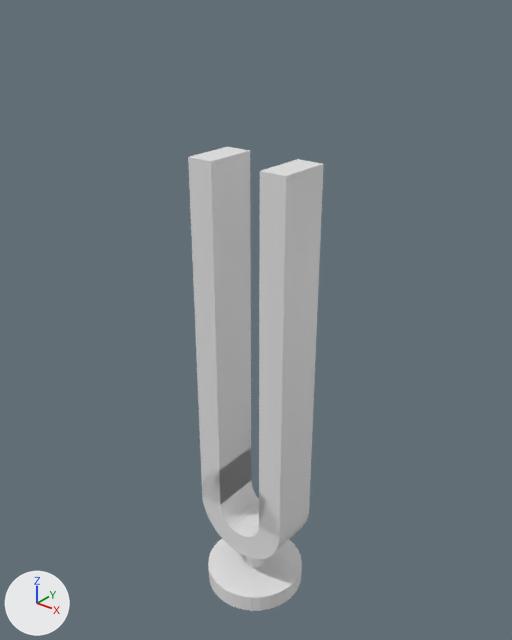
Renders of the Blender file Assets/06.Models/Tower/tuning fork.blend from each side of a commit.
Before and after are seen from a 50 mm camera at (7.17, -8.93, 9.68) aimed at (-0.15, 0.22, 4.01). Arrows for +X, +Y and +Z are at lower left; the lights stay in place.

Names of what the first picture shows: '실린더', '실린더.001', '실린더.002'.
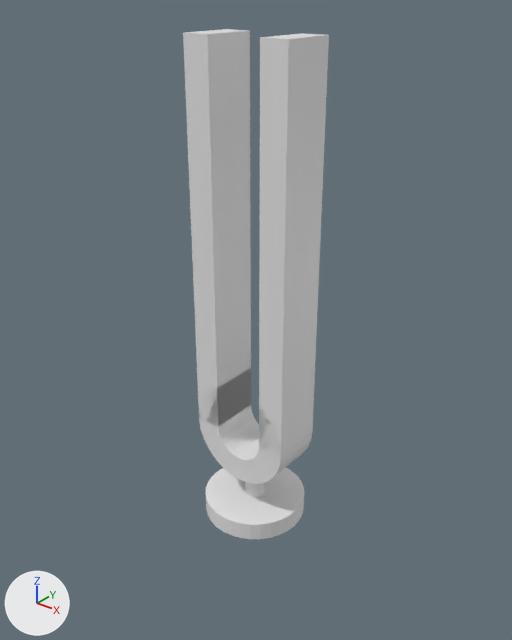
Scene script edits in JSON lines:
```json
{"block": "me_실린더_001", "where": "# used by ob_실린더; location = (0.0, 0.0, 0.0); rotation_euler = (1.571, 0.0, 0.0), in degrees (90, 0, 0)"}
{"op": "remove", "block": "me_실린더_001", "code": "me_실린더_001.from_pydata(...)  # 112 vertices, 62 faces; spans x -1.0..1.0, y -1.0..7.0, z -0.5..0.5"}
{"op": "add", "block": "me_실린더_001", "code": "me_실린더_001.from_pydata(...)  # 250 vertices, 131 faces; spans x -1.0..1.0, y -0.06..8.9, z -1.0..1.0"}
{"block": "me_실린더_001", "change": "me_실린더_001 part 1: the loose piece of 8 vertices spanning x -1.0..-0.5, y 0.0..7.0, z -0.5..0.5 is moved by (0.0, 1.9, 0.0)"}
{"block": "me_실린더_001", "change": "me_실린더_001 part 2: the loose piece of 8 vertices spanning x 0.5..1.0, y 0.0..7.0, z -0.5..0.5 is moved by (0.0, 1.9, 0.0)"}
{"block": "me_실린더_001", "change": "me_실린더_001 part 3: a new loose piece of 234 vertices spanning x -1.0..1.0, y -0.06..2.76, z -1.0..1.0"}
{"block": "me_실린더_001", "change": "me_실린더_001 part 4"}
{"block": "me_실린더_001", "change": "96 vertices are removed from x -1.0..1.0, y -1.0..0.86, z -0.5..0.5"}
{"block": "me_실린더_001", "change": "50 faces are deleted"}
{"op": "remove", "block": "ob_실린더_001", "code": ["ob_실린더_001 = bpy.data.objects.new('실린더.001', me_실린더_003)", "ob_실린더_001.location = (0.0, 0.0, -0.96)", "ob_실린더_001.scale = (0.2, 0.2, 0.2)"]}
{"op": "remove", "block": "ob_실린더_002", "code": ["ob_실린더_002 = bpy.data.objects.new('실린더.002', me_실린더_004)", "ob_실린더_002.location = (0.0, 0.0, -2.6)"]}
```

Location of each change, (x1, y1, x2, y2) in pixels of the pictures (512 x 640 px; the box of a moved part takes in the faces that stretch with it):
```json
{"object": "실린더", "change": "reshaped", "before": [188, 147, 324, 559], "after": [183, 29, 329, 539], "on screen": "7% wider, 24% taller"}
{"object": "실린더.002", "change": "deleted", "before": [208, 539, 302, 611]}
{"object": "실린더.001", "change": "deleted", "before": [246, 557, 264, 568]}
{"part": 1, "of": "me_실린더_001", "change": "moved or reshaped", "before": [188, 147, 251, 505], "after": [183, 29, 251, 427]}
{"part": 2, "of": "me_실린더_001", "change": "moved or reshaped", "before": [259, 159, 324, 537], "after": [259, 33, 329, 456]}
{"part": 3, "of": "me_실린더_001", "change": "added", "after": [199, 370, 312, 539]}
{"part": 4, "of": "me_실린더_001", "change": "deleted", "before": [202, 449, 309, 559]}
```
